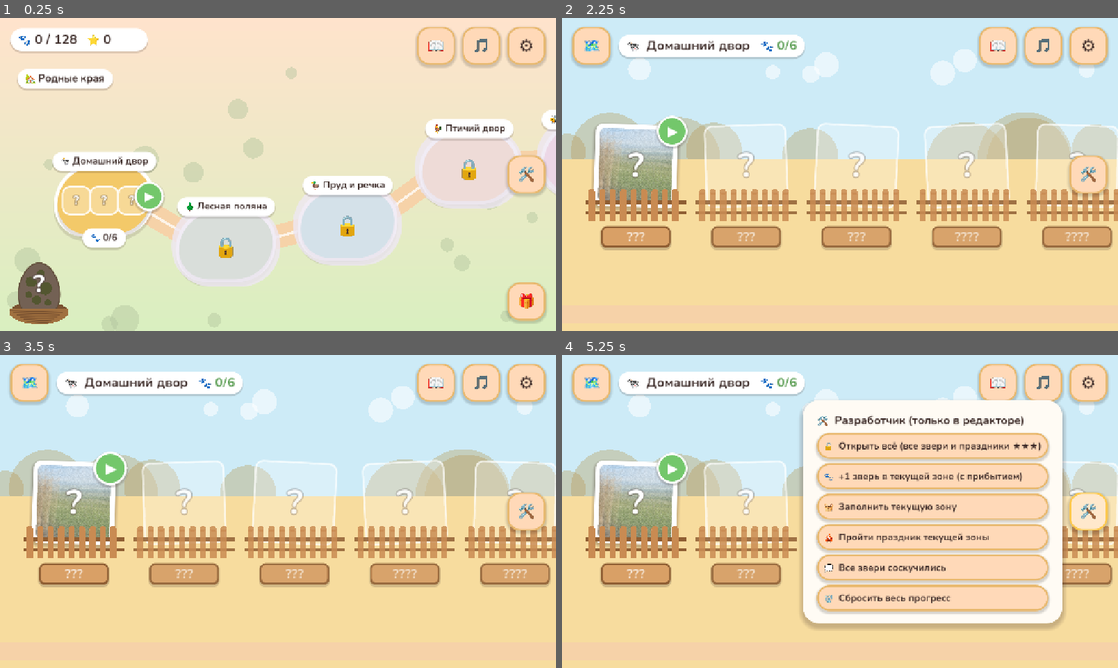
Above: before the commit, frames 1-4 (two rows, left to right).
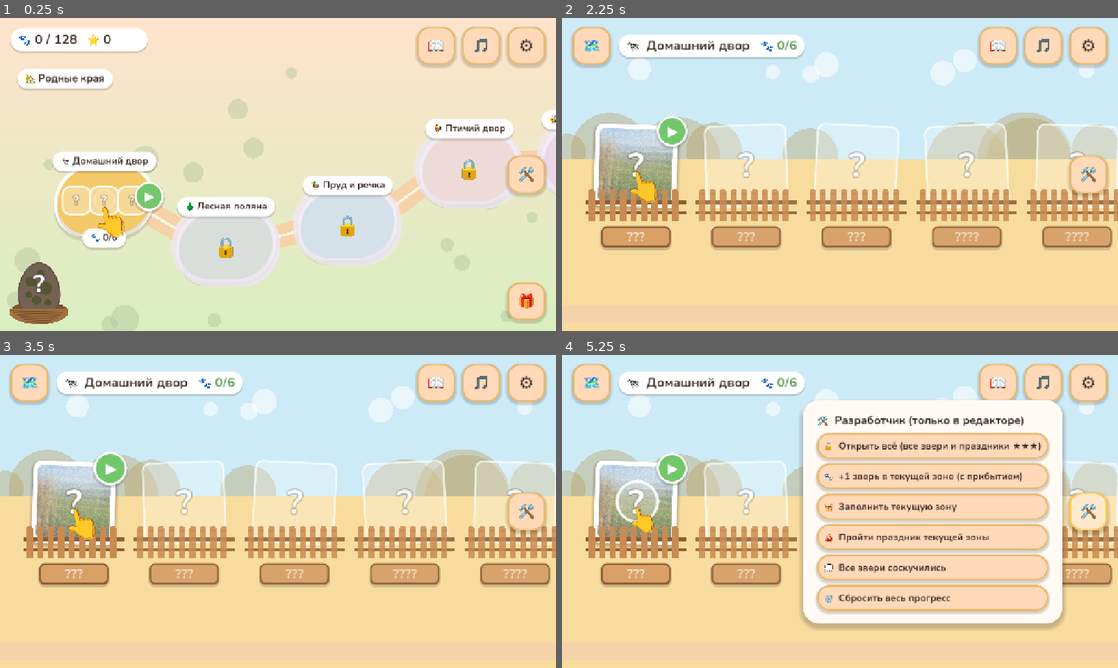
Above: after the commit, the same moments.

Repository: GGamezebo/KidReader
Game: Godot game, scene res://main.tscn
The game is run twice, just before and just after one commit, with the same random seed, the same clock (stepped at 60 frames per second) and the same inputs. Sound files missing from this copy of the repository are replaced by a short silence.
Inputs (mouse positions are in pixels of both pictures, inside the frame that each line leads up to):
- Up to frame 1 (0.25 s): no input
- Up to frame 2 (2.25 s): click "🏅" at 0.5 s; click (634, 193) at 1.25 s; click "🏠" at 2 s
- Up to frame 3 (3.5 s): click (183, 530) at 2.77 s
- Up to frame 4 (5.25 s): click (856, 530) at 3.52 s; click (967, 530) at 4.27 s; click (1079, 530) at 5.02 s

The runs differ from the first frame. In frame 1, 0.3% of the frame differs, in the area x 16-23%, y 54-71%; in frame 2, 0.3%; in frame 3, 0.3%; in frame 4, 0.7%, in the area x 9-18%, y 39-58%.

Commit message:
First 60 seconds: hand hint and tutorial levels
- HandHint (src/ui/hand_hint): animated finger that taps a control or drags a ghost onto a target
- Level idle hint drags a ghost letter onto its slot
- LevelData.tutorial (first 3 levels, words <= 3 letters, generator asserts):
  quick hand demo, forgiving magnet, always 3 stars, hand taps the next button
- Menu: hand taps the current zone island and the next enclosure while it is a tutorial level;
  after an arrival the zone row glides to the next enclosure
- LetterTile: wire label/panel exports in the scene (setup works before entering the tree)
- Rules updated (.claude + .cursor)

Co-Authored-By: Claude Opus 5.5 <noreply@anthropic.com>

Diff:
--- a/src/common/level_data.gd
+++ b/src/common/level_data.gd
@@ -17,4 +17,7 @@
 ## Optional prefilled slot indices (rare / tutorial).
 @export var revealed_indices: PackedInt32Array = PackedInt32Array()
 @export var show_ghost_hints: bool = true
+## First-run easing (first levels of the campaign): the 👆 hand shows the drag right away and points the way in
+## (map island, enclosure, ▶), a forgiving magnet, and a win always gives 3 stars.
+@export var tutorial: bool = false
 @export_range(1, 3) var difficulty: int = 1
--- a/src/features/letter_tile/letter_tile.tscn
+++ b/src/features/letter_tile/letter_tile.tscn
@@ -2,11 +2,13 @@
 
 [ext_resource type="Script" path="res://src/features/letter_tile/letter_tile.gd" id="1"]
 
-[node name="LetterTile" type="Control"]
+[node name="LetterTile" type="Control" node_paths=PackedStringArray("label", "panel")]
 custom_minimum_size = Vector2(100, 100)
 layout_mode = 3
 anchors_preset = 0
 script = ExtResource("1")
+label = NodePath("Panel/Label")
+panel = NodePath("Panel")
 
 [node name="Panel" type="Panel" parent="."]
 layout_mode = 1
--- a/src/game/scenes/game/game.gd
+++ b/src/game/scenes/game/game.gd
@@ -16,8 +16,13 @@
 @export var next_button: BaseButton
 @export var fx_host: Control
 @export var sfx_controller: SfxController
+## 👆 shows the drag (idle hint) and, in tutorial levels, the ▶ after the win.
+@export var hand_hint: HandHint
 @export var inactivity_sec: float = 6.0
 @export var magnet_radius: float = 40.0
+## `LevelData.tutorial` levels: the hand comes almost at once and the magnet forgives more.
+@export var tutorial_inactivity_sec: float = 2.0
+@export var tutorial_magnet_radius: float = 70.0
 @export var low_reject_ratio: float = 0.62
 ## Letter cell side (slots + tiles). Shrinks for long words (up to 12 letters) so one row fits.
 @export var max_cell_size: float = 100.0
@@ -104,7 +109,8 @@
 	if not _active:
 		return
 	_idle_timer += delta
-	if not _hinting and _idle_timer >= inactivity_sec:
+	var wait := tutorial_inactivity_sec if level_data.tutorial else inactivity_sec
+	if not _hinting and _idle_timer >= wait:
 		_show_hint()
 
 
@@ -136,6 +142,8 @@
 
 
 func on_fsm_victory(stars: int) -> void:
+	if level_data.tutorial:
+		stars = 3
 	if game_events:
 		game_events.ev_victory.emit(stars)
 	var result := {}
@@ -147,6 +155,8 @@
 	if next_button:
 		next_button.visible = true
 		_pulse_next()
+		if level_data.tutorial and hand_hint:
+			hand_hint.tap(next_button)
 	if celebration:
 		# Light overlay optional — primary CTA is side next button like reference.
 		celebration.visible = false
@@ -267,7 +277,7 @@
 		if slot.filled:
 			continue
 		var center := slot.global_position + slot.size * 0.5
-		var near := center.distance_to(global_pos) < magnet_radius
+		var near := center.distance_to(global_pos) < _magnet()
 		slot.highlight(near and slot.accepts(tile.part))
 
 
@@ -288,7 +298,7 @@
 			continue
 		var center := slot.global_position + slot.size * 0.5
 		var dist := center.distance_to(global_pos)
-		if dist < magnet_radius and dist < best_dist:
+		if dist < _magnet() and dist < best_dist:
 			best = slot
 			best_dist = dist
 
@@ -315,10 +325,14 @@
 		_repel_tile(tile)
 
 
+func _magnet() -> float:
+	return tutorial_magnet_radius if level_data.tutorial else magnet_radius
+
+
 ## A miss counts for the parent stats only when the tile was dropped onto a slot (not just anywhere).
 func _near_any_slot(global_pos: Vector2) -> bool:
 	for slot in _slots:
-		if not slot.filled and (slot.global_position + slot.size * 0.5).distance_to(global_pos) < magnet_radius:
+		if not slot.filled and (slot.global_position + slot.size * 0.5).distance_to(global_pos) < _magnet():
 			return true
 	return false
 
@@ -351,26 +365,38 @@
 		animal_view.set_progress(float(_filled_count) / float(maxi(level_data.parts.size(), 1)))
 
 
+## The needed tile pulses, its slot lights up and the 👆 carries a ghost of the letter there.
 func _show_hint() -> void:
 	_hinting = true
-	var needed := ""
+	var target: WordSlot = null
 	for slot in _slots:
 		if not slot.filled:
-			needed = slot.expected
+			target = slot
 			slot.highlight(true)
 			break
-	if needed.is_empty():
+	if target == null:
 		return
 	for tile in _tiles:
-		if is_instance_valid(tile) and not tile.locked and tile.part == needed:
+		if is_instance_valid(tile) and not tile.locked and tile.part == target.expected:
 			tile.play_hint()
+			if hand_hint:
+				hand_hint.drag(tile, target, _make_ghost(tile.part))
 			if game_events:
 				game_events.ev_hint_needed.emit()
 			break
 
 
+func _make_ghost(part: String) -> LetterTile:
+	var ghost := letter_tile_scene.instantiate() as LetterTile
+	ghost.set_cell_size(_cell_size)
+	ghost.setup(part)
+	return ghost
+
+
 func _clear_hint() -> void:
 	_hinting = false
+	if hand_hint:
+		hand_hint.stop()
 	for slot in _slots:
 		if not slot.filled:
 			slot.highlight(false)
--- a/src/game/scenes/game/game.tscn
+++ b/src/game/scenes/game/game.tscn
@@ -12,11 +12,12 @@
 [ext_resource type="Resource" path="res://src/common/levels_catalog.tres" id="12"]
 [ext_resource type="Resource" path="res://src/features/sfx/voice_bank.tres" id="13"]
 [ext_resource type="Resource" path="res://src/levels/level_101.tres" id="14"]
+[ext_resource type="PackedScene" path="res://src/ui/hand_hint/hand_hint.tscn" id="hand"]
 
 [sub_resource type="Resource" id="GameEvents_local"]
 script = ExtResource("8")
 
-[node name="Game" type="Control" node_paths=PackedStringArray("animal_view", "celebration", "slots_row", "scatter_host", "home_button", "next_button", "fx_host", "sfx_controller")]
+[node name="Game" type="Control" node_paths=PackedStringArray("animal_view", "celebration", "slots_row", "scatter_host", "home_button", "next_button", "fx_host", "sfx_controller", "hand_hint")]
 layout_mode = 3
 anchors_preset = 15
 anchor_right = 1.0
@@ -38,6 +39,7 @@
 next_button = NodePath("NextButton")
 fx_host = NodePath("FxHost")
 sfx_controller = NodePath("SfxController")
+hand_hint = NodePath("HandHint")
 
 [node name="AnimalView" parent="." instance=ExtResource("5")]
 layout_mode = 1
@@ -114,6 +116,8 @@
 alignment = 1
 theme_override_constants/separation = 16
 
+[node name="HandHint" parent="." instance=ExtResource("hand")]
+
 [node name="CelebrationOverlay" parent="." instance=ExtResource("7")]
 visible = false
 layout_mode = 1
--- a/src/game/scenes/menu/zone_view/zone_view.gd
+++ b/src/game/scenes/menu/zone_view/zone_view.gd
@@ -27,6 +27,7 @@
 @export var festival_medal: Control
 @export var voice_player: AudioStreamPlayer
 @export var arrival: ArrivalOverlay
+@export var hand_hint: HandHint
 
 var zone: ZoneData
 var _progress: ZooProgress
@@ -34,6 +35,9 @@
 var _pulse: Tween
 ## Zones whose «someone misses you» hint was already said this session.
 var _hinted: Dictionary = {}
+## Enclosure the child should open next (NEXT state), if any.
+var _next: Enclosure
+var _arriving: bool = false
 
 
 func _ready() -> void:
@@ -64,6 +68,7 @@
 			row.remove_child(child)
 			child.queue_free()
 	var focus: Control = null
+	_next = null
 	var review := progress.review_in_zone(zone)
 	for level in zone.levels:
 		var enc := enclosure_scene.instantiate() as Enclosure
@@ -75,12 +80,14 @@
 		elif progress.is_level_unlocked(level.level_id):
 			state = Enclosure.State.NEXT
 			focus = enc
+			_next = enc
 		enc.setup(level, state, style, level == review)
 		if level == review and focus == null:
 			focus = enc
 		enc.ev_selected.connect(_on_enclosure_selected)
 	_refresh_festival()
 	_scroll_to.call_deferred(focus if focus else festival_button)
+	_point_hand()
 	if review and not _hinted.has(zone.zone_id):
 		_hinted[zone.zone_id] = true
 		_hint_review.call_deferred()
@@ -94,13 +101,29 @@
 			enc = child
 	if enc == null:
 		return
+	_arriving = true
+	_point_hand()
 	await _scroll_to(enc)
 	await get_tree().create_timer(0.4).timeout
 	if not is_instance_valid(enc):
+		_arriving = false
+		_point_hand()
 		return
 	await arrival.play(enc.level, enc.sticker)
+	_arriving = false
 	if is_instance_valid(enc):
 		enc.wiggle()
+	if is_instance_valid(_next):
+		await _scroll_to(_next)
+	_point_hand()
+
+
+## First levels: the 👆 taps the next enclosure (not while an animal is arriving).
+func _point_hand() -> void:
+	if not _arriving and is_instance_valid(_next) and _next.level.tutorial:
+		hand_hint.tap(_next.sticker)
+	else:
+		hand_hint.stop()
 
 
 func _refresh_festival() -> void:
--- a/src/game/scenes/menu/zone_view/zone_view.tscn
+++ b/src/game/scenes/menu/zone_view/zone_view.tscn
@@ -13,6 +13,7 @@
 [ext_resource type="Script" path="res://src/game/scenes/menu/zone_view/arrival_overlay.gd" id="11"]
 [ext_resource type="PackedScene" path="res://src/game/scenes/menu/zone_view/arrival_letter.tscn" id="12"]
 [ext_resource type="PackedScene" path="res://src/ui/photo_sticker/photo_sticker.tscn" id="13"]
+[ext_resource type="PackedScene" path="res://src/ui/hand_hint/hand_hint.tscn" id="hand"]
 
 [sub_resource type="LabelSettings" id="PillText"]
 font_size = 30
@@ -22,7 +23,7 @@
 font_size = 34
 font_color = Color(1, 1, 1, 1)
 
-[node name="ZoneView" type="Control" node_paths=PackedStringArray("title_label", "paws_label", "scroll", "row", "sky", "ground", "decor", "festival_button", "festival_tent", "festival_ribbon", "festival_badge", "festival_medal", "voice_player", "arrival")]
+[node name="ZoneView" type="Control" node_paths=PackedStringArray("title_label", "paws_label", "scroll", "row", "sky", "ground", "decor", "festival_button", "festival_tent", "festival_ribbon", "festival_badge", "festival_medal", "voice_player", "arrival", "hand_hint")]
 layout_mode = 3
 anchors_preset = 15
 anchor_right = 1.0
@@ -48,6 +49,7 @@
 festival_medal = NodePath("Scroll/Margin/Row/Festival/Medal")
 voice_player = NodePath("VoicePlayer")
 arrival = NodePath("Arrival")
+hand_hint = NodePath("HandHint")
 
 [node name="Sky" type="ColorRect" parent="."]
 layout_mode = 1
@@ -237,6 +239,8 @@
 theme_override_font_sizes/font_size = 30
 text = "🐾 0/7"
 
+[node name="HandHint" parent="." instance=ExtResource("hand")]
+
 [node name="Arrival" type="Control" parent="." node_paths=PackedStringArray("voice_player", "dim", "carrier", "sticker", "letters_row", "fx_host")]
 visible = false
 layout_mode = 1
--- a/src/game/scenes/menu/zoo_map/zoo_map.gd
+++ b/src/game/scenes/menu/zoo_map/zoo_map.gd
@@ -46,6 +46,7 @@
 @export var decor_badge_label: Label
 @export var drag_scroll: DragScroll
 @export var voice_player: AudioStreamPlayer
+@export var hand_hint: HandHint
 
 enum EggMoment { NONE, FOUND, CRACK, HATCH }
 
@@ -95,6 +96,18 @@
 	total_label.text = "🐾 %d / %d" % [progress.total_cleared(), catalog.count()]
 	egg.setup(progress.egg_cracks(), progress.egg_max_cracks(), progress.is_egg_hatched())
 	_build_decor(progress, h)
+	_point_hand(progress)
+
+
+## First run: while the next animal is a tutorial level, the 👆 taps the island it lives on.
+func _point_hand(progress: ZooProgress) -> void:
+	var zone := progress.current_zone()
+	var next := catalog.get_by_id(progress.next_level_in_zone(zone)) if zone else null
+	var island: Control = _islands_by_zone.get(zone.zone_id) if zone else null
+	if next and next.tutorial and island:
+		hand_hint.tap(island)
+	else:
+		hand_hint.stop()
 
 
 func scroll_to_zone(zone: ZoneData, animated: bool = false) -> void:
--- a/src/game/scenes/menu/zoo_map/zoo_map.tscn
+++ b/src/game/scenes/menu/zoo_map/zoo_map.tscn
@@ -15,6 +15,7 @@
 [ext_resource type="StyleBox" path="res://src/ui/styles/card.tres" id="13"]
 [ext_resource type="StyleBox" path="res://src/ui/styles/badge_dot.tres" id="14"]
 [ext_resource type="Resource" path="res://src/features/sfx/voice_bank.tres" id="15"]
+[ext_resource type="PackedScene" path="res://src/ui/hand_hint/hand_hint.tscn" id="hand"]
 
 [sub_resource type="Curve" id="RoadWidth"]
 _data = [Vector2(0, 1), 0.0, 0.0, 0, 0, Vector2(1, 1), 0.0, 0.0, 0, 0]
@@ -24,7 +25,7 @@
 font_size = 30
 font_color = Color(0.239, 0.173, 0.161, 1)
 
-[node name="ZooMap" type="Control" node_paths=PackedStringAr …(196 unchanged characters)… ge_label", "drag_scroll", "voice_player")]
+[node name="ZooMap" type="Control" node_paths=PackedStringAr …(196 unchanged characters)… ge_label", "drag_scroll", "voice_player", "hand_hint")]
 layout_mode = 3
 anchors_preset = 15
 anchor_right = 1.0
@@ -58,6 +59,7 @@
 decor_badge_label = NodePath("DecorButton/Badge/Label")
 drag_scroll = NodePath("DragScroll")
 voice_player = NodePath("VoicePlayer")
+hand_hint = NodePath("HandHint")
 
 [node name="Scroll" type="ScrollContainer" parent="."]
 layout_mode = 1
@@ -103,6 +105,8 @@
 anchors_preset = 0
 mouse_filter = 2
 
+[node name="HandHint" parent="." instance=ExtResource("hand")]
+
 [node name="Total" type="PanelContainer" parent="."]
 layout_mode = 0
 offset_left = 24.0
--- a/src/levels/level_101.tres
+++ b/src/levels/level_101.tres
@@ -14,4 +14,5 @@
 parts = PackedStringArray("К", "О", "Т")
 animal_texture = ExtResource("2")
 show_ghost_hints = true
+tutorial = true
 difficulty = 1
--- a/src/levels/level_102.tres
+++ b/src/levels/level_102.tres
@@ -14,4 +14,5 @@
 parts = PackedStringArray("П", "Ё", "С")
 animal_texture = ExtResource("2")
 show_ghost_hints = true
+tutorial = true
 difficulty = 1
--- a/src/levels/level_103.tres
+++ b/src/levels/level_103.tres
@@ -14,4 +14,5 @@
 parts = PackedStringArray("Б", "Ы", "К")
 animal_texture = ExtResource("2")
 show_ghost_hints = true
+tutorial = true
 difficulty = 1
--- /dev/null
+++ b/src/ui/hand_hint/hand_hint.gd
@@ -0,0 +1,111 @@
+class_name HandHint
+extends Control
+
+## Animated 👆 that shows a pre-reader what to do, no text: tap a control, or drag one onto another.
+## The fingertip sits at this node's origin; targets are re-read every frame (works over floating
+## tiles and scrolling screens). Loops until stop(). Never takes input.
+
+## The 👆 glyph, placed so its fingertip is at the origin.
+@export var hand: Control
+## Ripple around the fingertip on a press.
+@export var ring: Control
+## Ghost of the dragged thing rides here (centered on the fingertip).
+@export var carry_host: Control
+@export var drag_sec: float = 1.1
+@export var pause_sec: float = 0.7
+
+## 0 = at `_from`, 1 = at `_to` (tweened while dragging).
+var travel: float = 0.0
+var _from: Control
+var _to: Control
+var _loop: Tween
+
+
+func _ready() -> void:
+	mouse_filter = Control.MOUSE_FILTER_IGNORE
+	_hide()
+
+
+## Loops a press on `target`'s center.
+func tap(target: Control) -> void:
+	if _from == target and _to == target and visible:
+		return
+	_begin(target, target, null)
+	_loop = create_tween().set_loops()
+	_loop.tween_property(hand, "modulate:a", 1.0, 0.2)
+	_press(_loop)
+	_release(_loop)
+	_loop.tween_interval(0.15)
+	_press(_loop)
+	_release(_loop)
+	_loop.tween_property(hand, "modulate:a", 0.0, 0.25).set_delay(0.3)
+	_loop.tween_interval(pause_sec)
+
+
+## Loops: press on `from`, carry `carry` (a ghost the caller made; freed on stop) to `to`, let go.
+func drag(from: Control, to: Control, carry: Control = null) -> void:
+	_begin(from, to, carry)
+	_loop = create_tween().set_loops()
+	_loop.tween_callback(func(): travel = 0.0)
+	_loop.tween_property(hand, "modulate:a", 1.0, 0.25)
+	_press(_loop)
+	_loop.tween_property(carry_host, "modulate:a", 0.75, 0.12)
+	_loop.tween_property(self, "travel", 1.0, drag_sec).set_trans(Tween.TRANS_SINE).set_ease(Tween.EASE_IN_OUT)
+	_release(_loop)
+	_loop.tween_property(carry_host, "modulate:a", 0.0, 0.25)
+	_loop.parallel().tween_property(hand, "modulate:a", 0.0, 0.3)
+	_loop.tween_interval(pause_sec)
+
+
+func stop() -> void:
+	_hide()
+
+
+func _begin(from: Control, to: Control, carry: Control) -> void:
+	_hide()
+	_from = from
+	_to = to
+	travel = 0.0
+	if carry:
+		carry_host.add_child(carry)
+		carry.mouse_filter = Control.MOUSE_FILTER_IGNORE
+		carry.position = -carry.size * 0.5
+	visible = true
+	set_process(true)
+	_process(0.0)
+
+
+func _press(tw: Tween) -> void:
+	tw.tween_property(hand, "scale", Vector2(0.82, 0.82), 0.15).set_trans(Tween.TRANS_SINE)
+	tw.parallel().tween_property(ring, "modulate:a", 0.9, 0.1)
+	tw.parallel().tween_property(ring, "scale", Vector2.ONE * 1.3, 0.35).from(Vector2.ONE * 0.5)
+
+
+func _release(tw: Tween) -> void:
+	tw.tween_property(hand, "scale", Vector2.ONE, 0.15).set_trans(Tween.TRANS_BACK)
+	tw.parallel().tween_property(ring, "modulate:a", 0.0, 0.2)
+
+
+func _hide() -> void:
+	if _loop:
+		_loop.kill()
+		_loop = null
+	_from = null
+	_to = null
+	visible = false
+	set_process(false)
+	hand.modulate.a = 0.0
+	hand.scale = Vector2.ONE
+	ring.modulate.a = 0.0
+	carry_host.modulate.a = 0.0
+	for child in carry_host.get_children():
+		child.queue_free()
+
+
+func _process(_delta: float) -> void:
+	if not is_instance_valid(_from) or not is_instance_valid(_to):
+		_hide()
+		return
+	var a := _from.get_global_rect().get_center()
+	var b := _to.get_global_rect().get_center()
+	global_position = a.lerp(b, travel)
--- /dev/null
+++ b/src/ui/hand_hint/hand_hint.tscn
@@ -0,0 +1,45 @@
+[gd_scene load_steps=3 format=3]
+
+[ext_resource type="Script" path="res://src/ui/hand_hint/hand_hint.gd" id="1"]
+[ext_resource type="StyleBox" path="res://src/ui/styles/hand_ring.tres" id="2"]
+
+[node name="HandHint" type="Control" node_paths=PackedStringArray("hand", "ring", "carry_host")]
+visible = false
+layout_mode = 3
+anchors_preset = 0
+mouse_filter = 2
+script = ExtResource("1")
+hand = NodePath("Hand")
+ring = NodePath("Ring")
+carry_host = NodePath("Carry")
+
+[node name="Carry" type="Control" parent="."]
+modulate = Color(1, 1, 1, 0)
+anchors_preset = 0
+mouse_filter = 2
+
+[node name="Ring" type="Panel" parent="."]
+modulate = Color(1, 1, 1, 0)
+offset_left = -44.0
+offset_top = -44.0
+offset_right = 44.0
+offset_bottom = 44.0
+pivot_offset = Vector2(44, 44)
+mouse_filter = 2
+theme_override_styles/panel = ExtResource("2")
+
+[node name="Hand" type="Label" parent="."]
+modulate = Color(1, 1, 1, 0)
+offset_left = -46.0
+offset_top = -10.0
+offset_right = 54.0
+offset_bottom = 110.0
+rotation = -0.2
+pivot_offset = Vector2(46, 10)
+mouse_filter = 2
+theme_override_colors/font_shadow_color = Color(0, 0, 0, 0.35)
+theme_override_constants/shadow_offset_x = 3
+theme_override_constants/shadow_offset_y = 5
+theme_override_font_sizes/font_size = 84
+text = "👆"
+horizontal_alignment = 1
--- /dev/null
+++ b/src/ui/styles/hand_ring.tres
@@ -0,0 +1,13 @@
+[gd_resource type="StyleBoxFlat" format=3]
+
+[resource]
+bg_color = Color(1, 1, 1, 0.25)
+corner_radius_top_left = 44
+corner_radius_top_right = 44
+corner_radius_bottom_right = 44
+corner_radius_bottom_left = 44
+border_width_left = 6
+border_width_top = 6
+border_width_right = 6
+border_width_bottom = 6
+border_color = Color(1, 1, 1, 1)
Not shown: 1 places in src/game/scenes/game/game.tscn that only renumber resources
Not shown: 1 places in src/game/scenes/menu/zone_view/zone_view.tscn that only renumber resources
Not shown: 1 places in src/game/scenes/menu/zoo_map/zoo_map.tscn that only renumber resources
Not shown, added: src/ui/hand_hint/hand_hint.gd.uid
Not shown, changed: .claude/rules/game.md
Not shown, changed: .claude/rules/levels-and-progress.md
Not shown, changed: .claude/rules/localization-and-tutorial.md
Not shown, changed: .claude/rules/menu-and-navigation.md
Not shown, changed: .claude/rules/ui-scenes.md
Not shown, changed: .cursor/rules/architecture.mdc
Not shown, changed: .cursor/rules/game.mdc
Not shown, changed: .cursor/rules/levels-and-progress.mdc
(and 4 more such lines)
